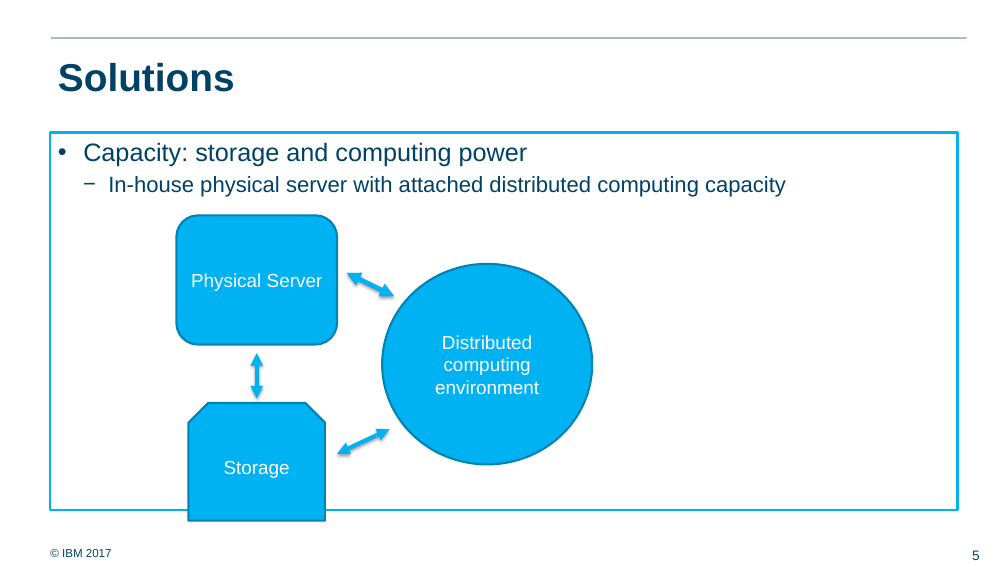
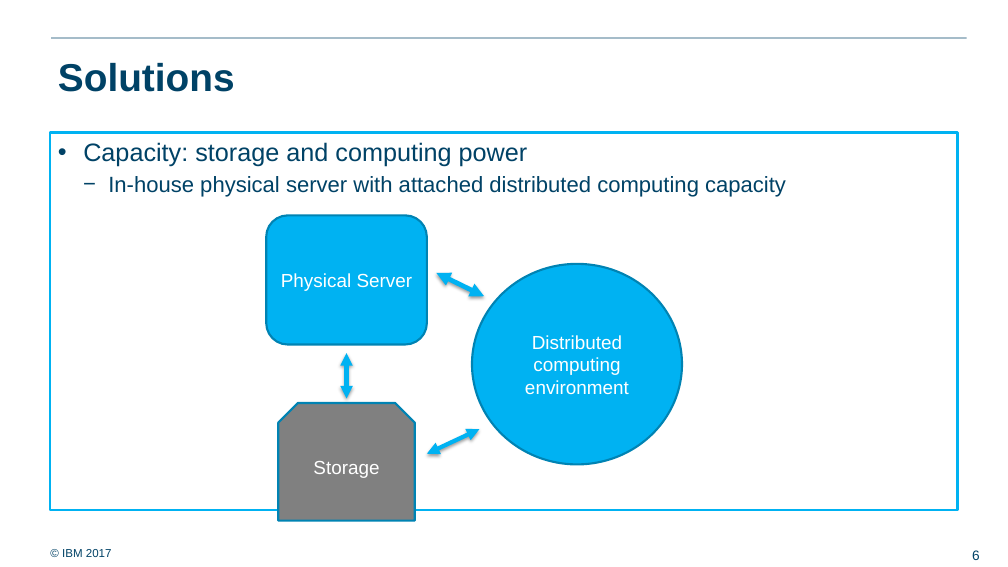
Before and after one commit to ralf0615/Analytics_project_backlog, a slide deck: slide 6 of Analytics_server_setup_v3.pptx (slide 5 before the commit). Drawn at 1008x567 pixels with LibreOffice and Linux fonts; fonts in the diff are those of the drawing; background and template pictures are left out. Boxes give left, top, right and bottom in pixels: in the first picture for what was removed or moved away, otherwise in the second. Text is boxed around its words. In the diff, an @@ line names an element or a change of style, - is before the commit and + after.

```diff
--- a/Analytics_server_setup_v3.pptx
+++ b/Analytics_server_setup_v3.pptx
@@ 3 double arrows, 1 ellipse, 1 snip same rect, 1 rounded rectangle: place and size @@
-3 double arrows, 1 ellipse, 1 snip same rect, 1 rounded rectangle at (176, 216, 593, 521)
+3 double arrows, 1 ellipse, 1 snip same rect, 1 rounded rectangle at (266, 216, 682, 521)
@@ snip same rect "Storage" at (278, 403, 415, 521): fill #00B2F2 to #808080 @@
```
Also in this commit, not shown: 6 other slides changed, 2 slides added, 1 slide removed, 4 other files.
